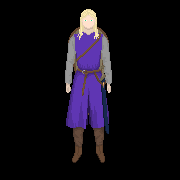
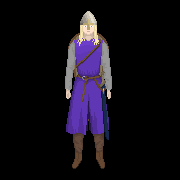
The second 180x180 image is a revision of the first. Changes to its layers:
showed "helmet", painted on it over [80, 9, 97, 30]
painted on "sword" over [94, 65, 109, 140]
painted on "you" over [65, 9, 112, 169]
painted on "shield" over [68, 25, 109, 121]
